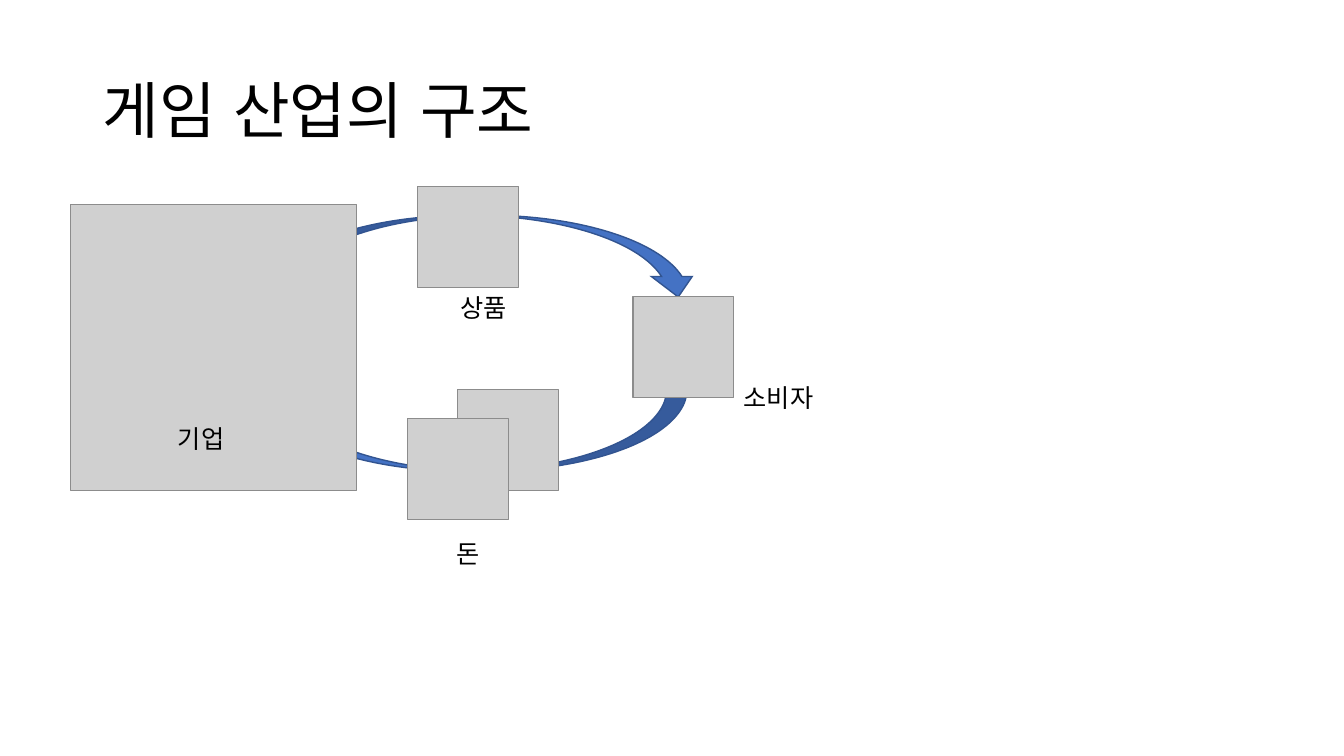
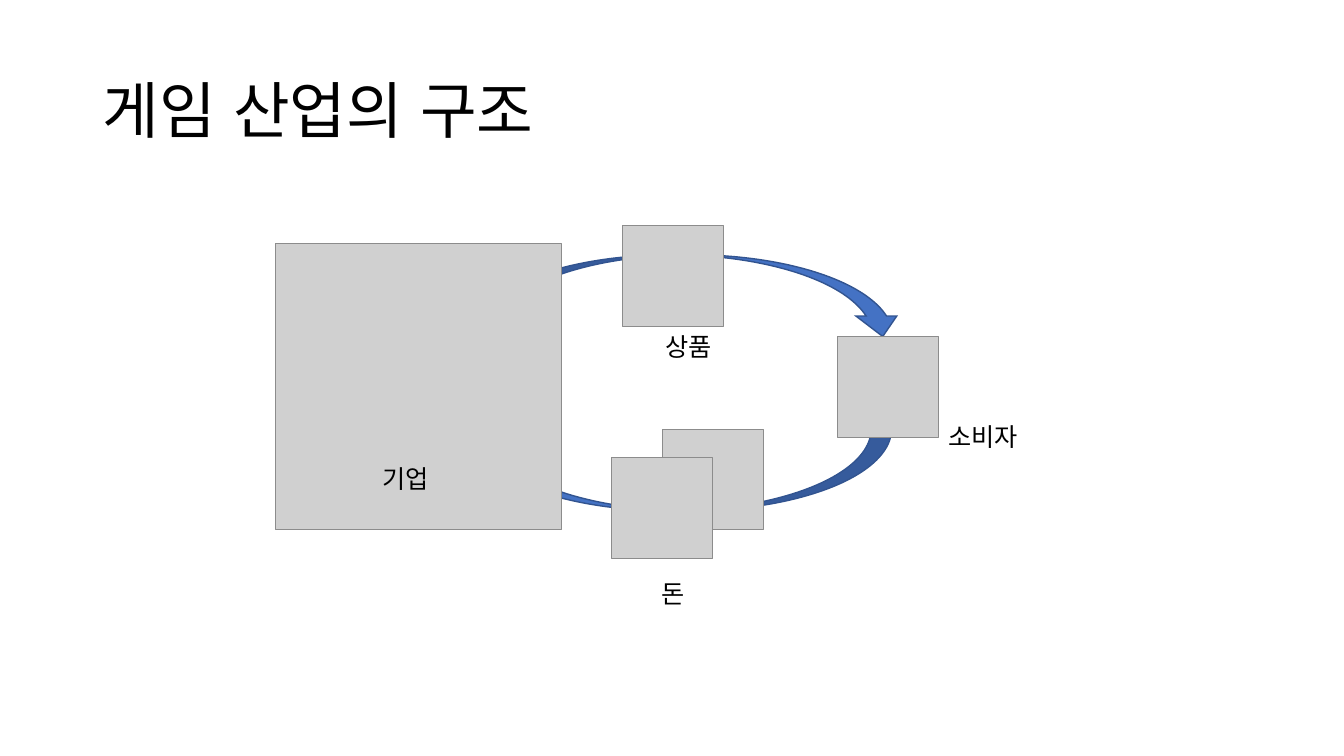
Before and after one commit to EastupGame/PythonGameDev, a slide deck: slide 3 of 게임개발기초과정 파이썬.pptx. Drawn at 1344x756 pixels with LibreOffice and Linux fonts; fonts in the diff are those of the drawing; grey boxes stand for pictures. Boxes give left, top, right and bottom in pixels: in the first picture for what was removed or moved away, otherwise in the second. Text is boxed around its words. In the diff, an @@ line names an element or a change of style, - is before the commit and + after.

```diff
--- a/게임개발기초과정 파이썬.pptx
+++ b/게임개발기초과정 파이썬.pptx
@@ 5 pictures, 4 texts, 2 curved down arrows: place and size @@
-5 pictures, 4 texts, 2 curved down arrows at bbox=[71, 187, 814, 565]
+5 pictures, 4 texts, 2 curved down arrows at bbox=[275, 226, 1018, 605]
```
Also in this commit, not shown: 12 slides added.
